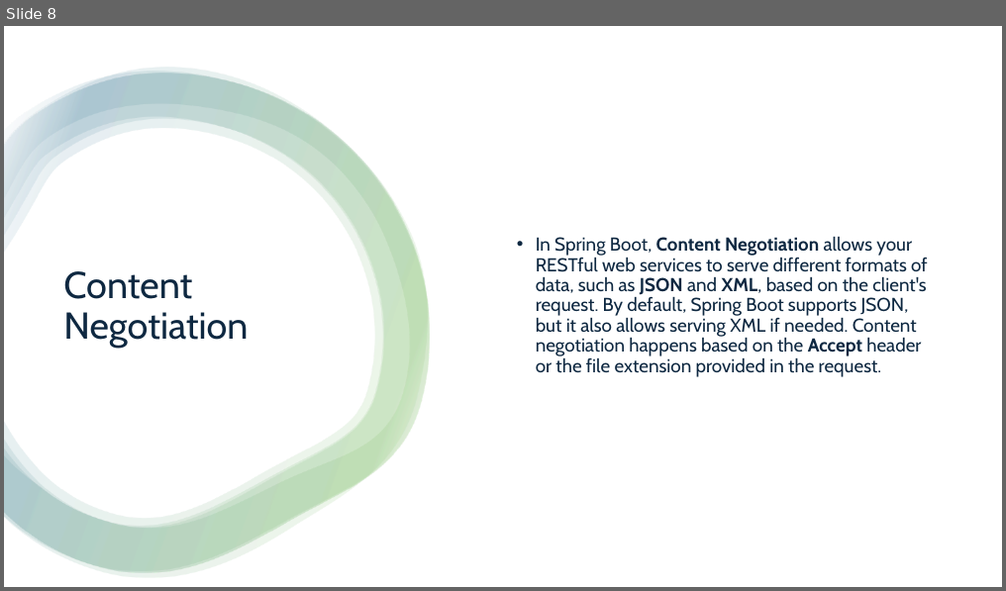
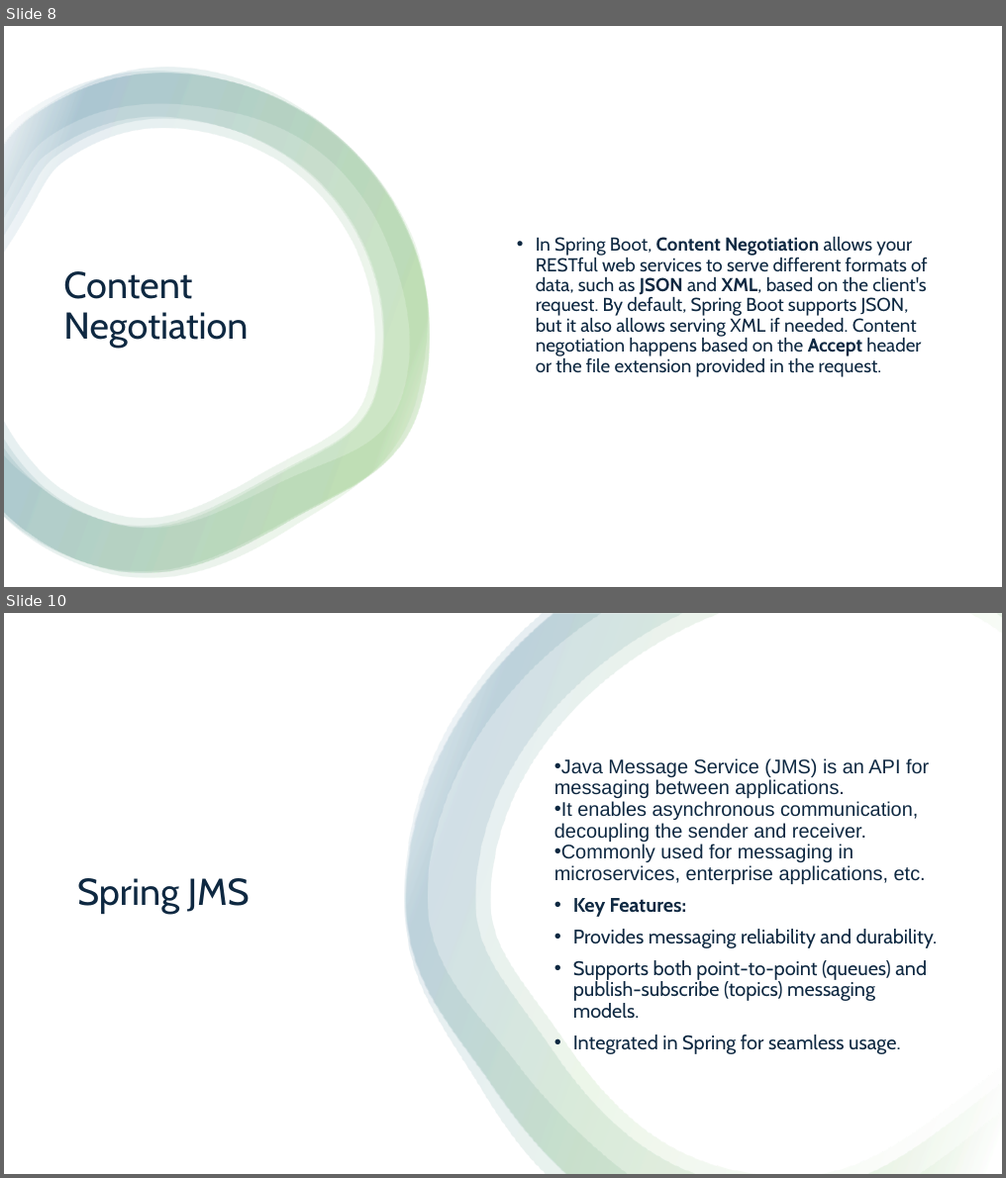
Before and after one commit to aprabhat/spring_boot_microservice, a slide deck: spring_boot.pptx. Shown one above the other, each under a label of ours: slide 8 before the commit, slides 8 and 10 after it; the slides between them are not shown. The pictures are 1006x591 and 1006x1178 pixels, drawn with LibreOffice and Linux fonts; fonts in the diff are those of the drawing. Boxes give left, top, right and bottom in pixels: in the first picture for what was removed or moved away, otherwise in the second. Text is boxed around its words. In the diff, an @@ line names an element or a change of style, - is before the commit and + after.

```diff
--- a/spring_boot.pptx
+++ b/spring_boot.pptx
@@ slide 10 added at (4, 613, 1002, 1174), background #FFFFFF @@
@@ rectangle added at (4, 613, 1002, 1174), fill #FFFFFF @@
@@ freeform shape added at (405, 614, 1002, 1174), fill gradient #FFFFFF to #4EA72E to #156082 @@
@@ freeform shape added at (405, 614, 1002, 1174), fill gradient #FFFFFF to #4EA72E to #156082 @@
@@ freeform shape added at (407, 614, 1002, 1174), fill gradient #FFFFFF to #4EA72E to #156082 @@
@@ text added at (554, 759, 938, 1055), 19 pt, text #0E2841 @@
+• Java Message Service (JMS) is an API for messaging between applications.
+• It enables asynchronous communication, decoupling the sender and receiver.
+• Commonly used for messaging in microservices, enterprise applications, etc.
+• Key Features:
+• Provides messaging reliability and durability.
+• Supports both point-to-point (queues) and publish-subscribe (topics) messaging models.
+• Integrated in Spring for seamless usage.
@@ title added at (77, 878, 250, 914), 36 pt, text #0E2841 @@
+Spring JMS
```
Also in this commit, not shown: 3 slides changed, 1 other slide added, 1 other file.
